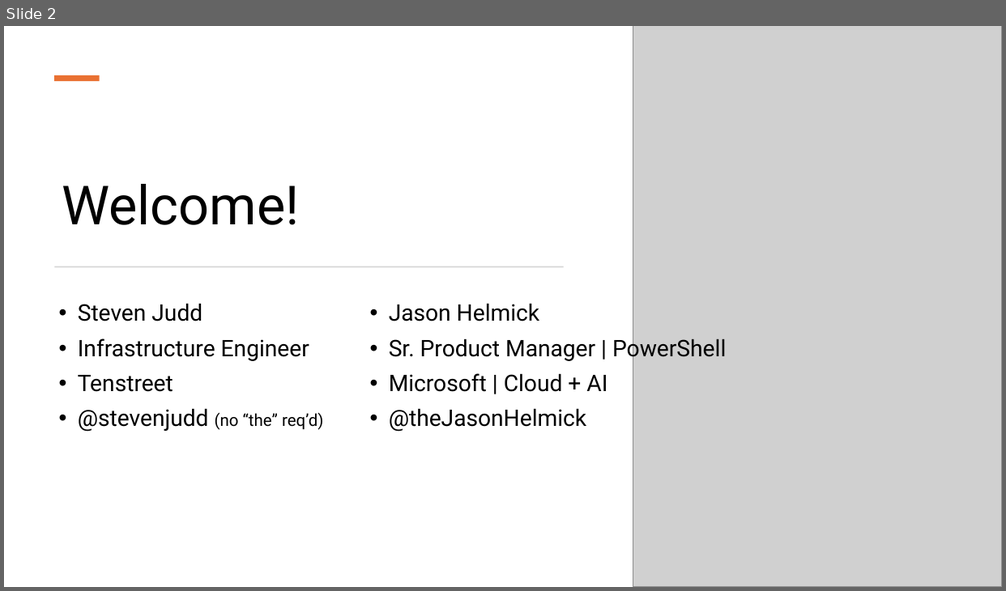
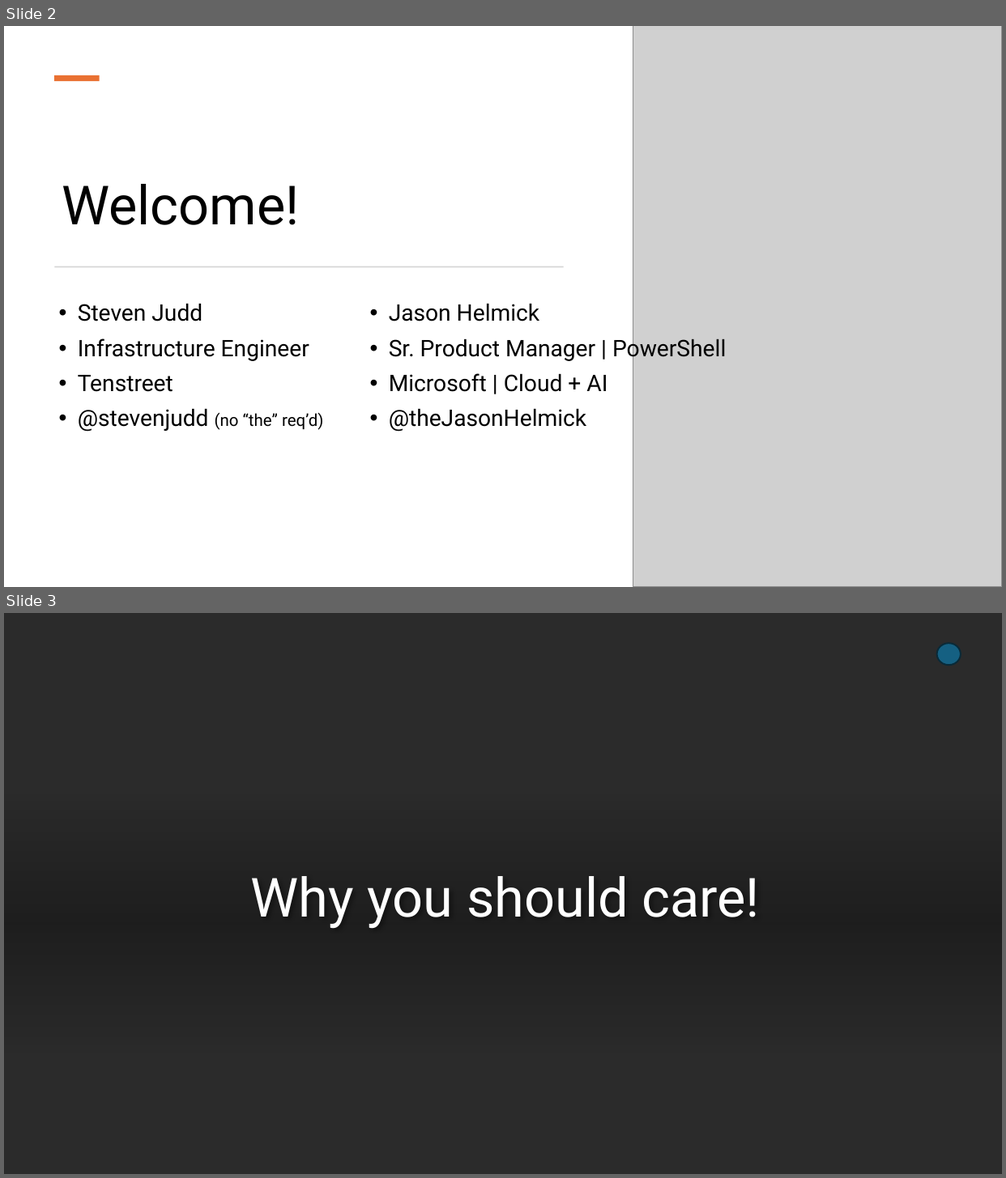
Before and after one commit to theJasonHelmick/Summit2024, a slide deck: Preso-cloud-shell.pptx. Shown one above the other, each under a label of ours: slide 2 before the commit, slides 2 and 3 after it. The pictures are 1006x591 and 1006x1178 pixels, drawn with LibreOffice and Linux fonts; fonts in the diff are those of the drawing; grey boxes stand for pictures; background and template pictures are left out; a plain dark background stands for a picture behind light text. Boxes give left, top, right and bottom in pixels: in the first picture for what was removed or moved away, otherwise in the second. Text is boxed around its words. In the diff, an @@ line names an element or a change of style, - is before the commit and + after.

```diff
--- a/Preso-cloud-shell.pptx
+++ b/Preso-cloud-shell.pptx
@@ slide 3 added at (4, 613, 1002, 1174), background picture (left out) @@
@@ rectangle added at (4, 613, 1002, 1174), fill #FFFFFF @@
@@ ellipse added at (937, 643, 961, 665), fill #156082, outline #092A39 1.5 pt @@
@@ rectangle added at (4, 794, 1002, 1053), fill gradient #000000 @@
@@ title added at (251, 876, 760, 929), 52 pt, text #FFFFFF @@
+Why you should care!
```
Also in this commit, not shown: 13 slides changed, 1 slide removed.
